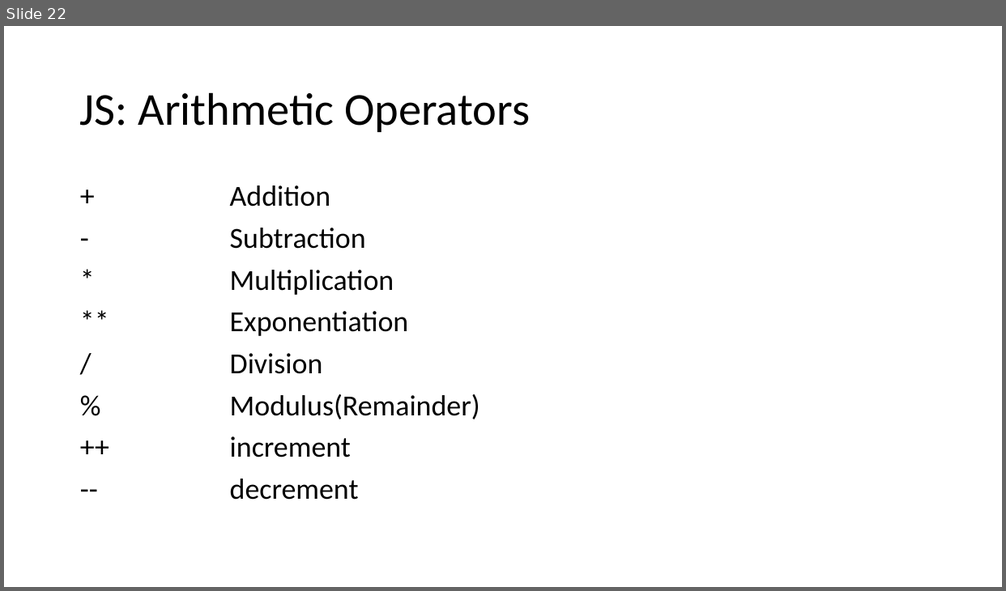
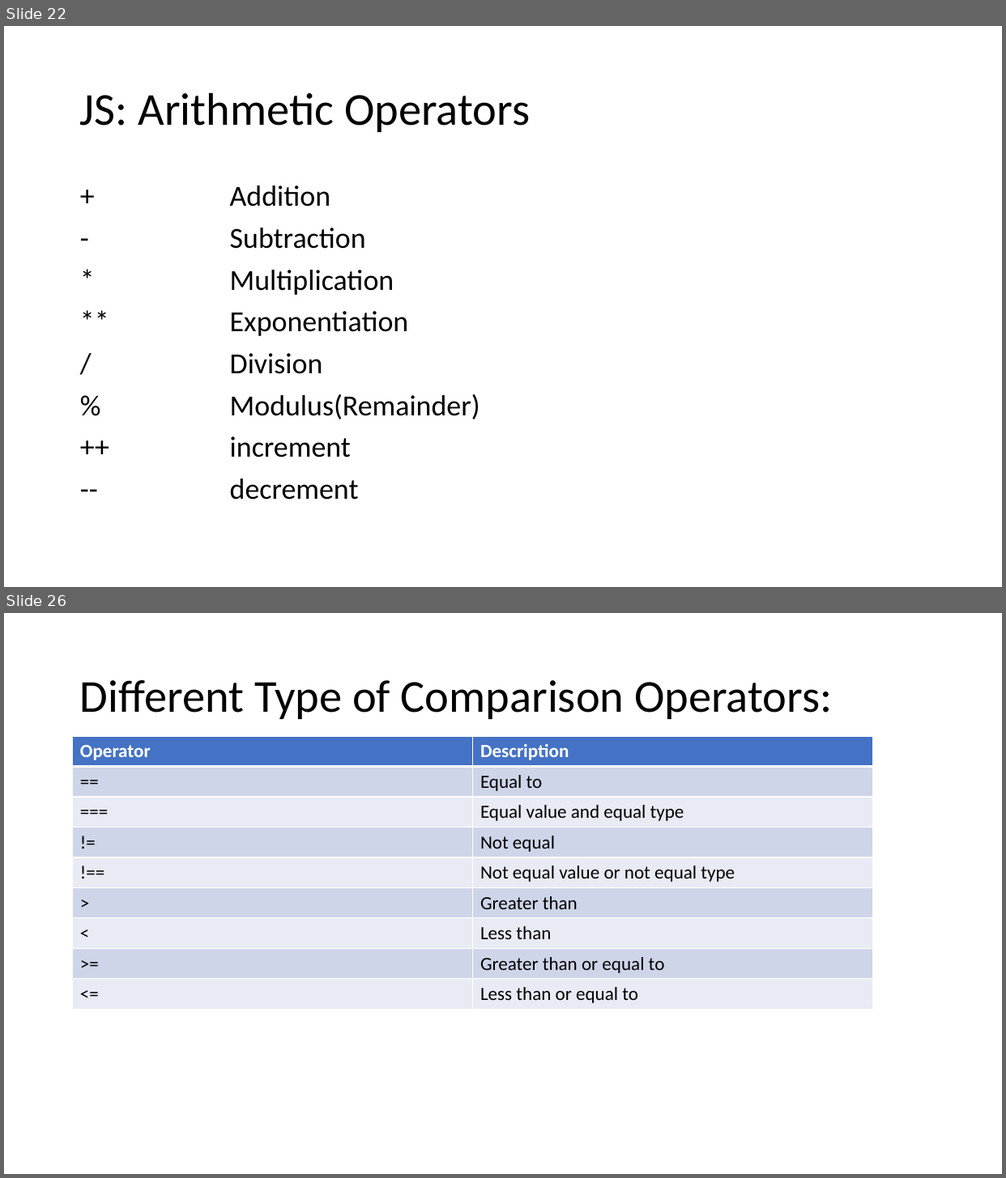
Before and after one commit to PiyushChaturvedii/Batch04, a slide deck: JavaScript.pptx. Shown one above the other, each under a label of ours: slide 22 before the commit, slides 22 and 26 after it; the slides between them are not shown. The pictures are 1006x591 and 1006x1178 pixels, drawn with LibreOffice and Linux fonts; fonts in the diff are those of the drawing. Boxes give left, top, right and bottom in pixels: in the first picture for what was removed or moved away, otherwise in the second. Text is boxed around its words. In the diff, an @@ line names an element or a change of style, - is before the commit and + after.

```diff
--- a/JavaScript.pptx
+++ b/JavaScript.pptx
@@ slide 26 added at [4, 613, 1002, 1174], background #FFFFFF @@
@@ title added at [80, 680, 832, 719], 44 pt, text #000000 @@
+Different Type of Comparison Operators:
@@ table added at [73, 736, 874, 1010], 9 rows, 2 columns @@
+Operator | Description
+== | Equal to
+=== | Equal value and equal type
+!= | Not equal
+!== | Not equal value or not equal type
+> | Greater than
+< | Less than
+>= | Greater than or equal to
+<= | Less than or equal to
```
Also in this commit, not shown: 12 other slides added, 5 other files.
